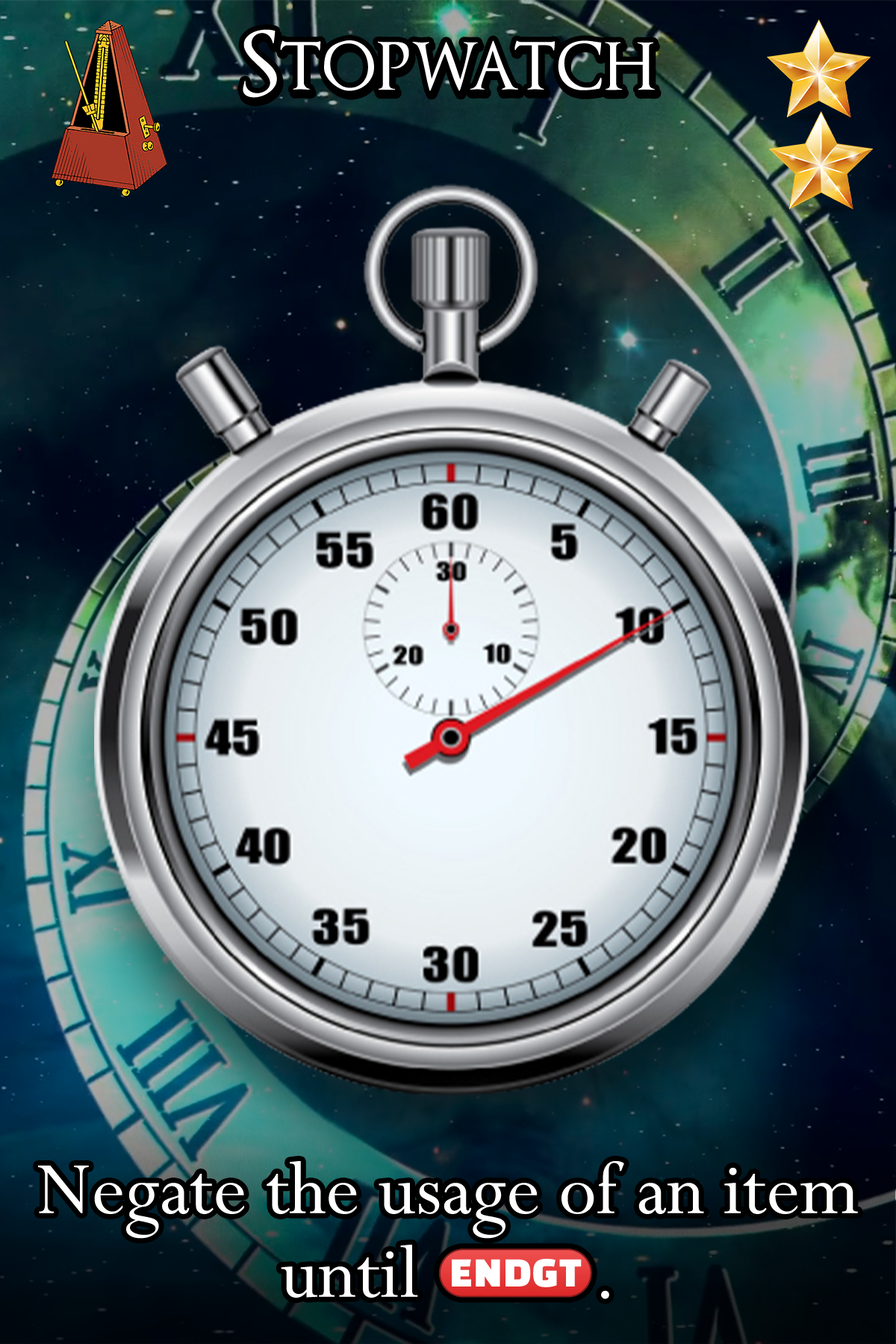
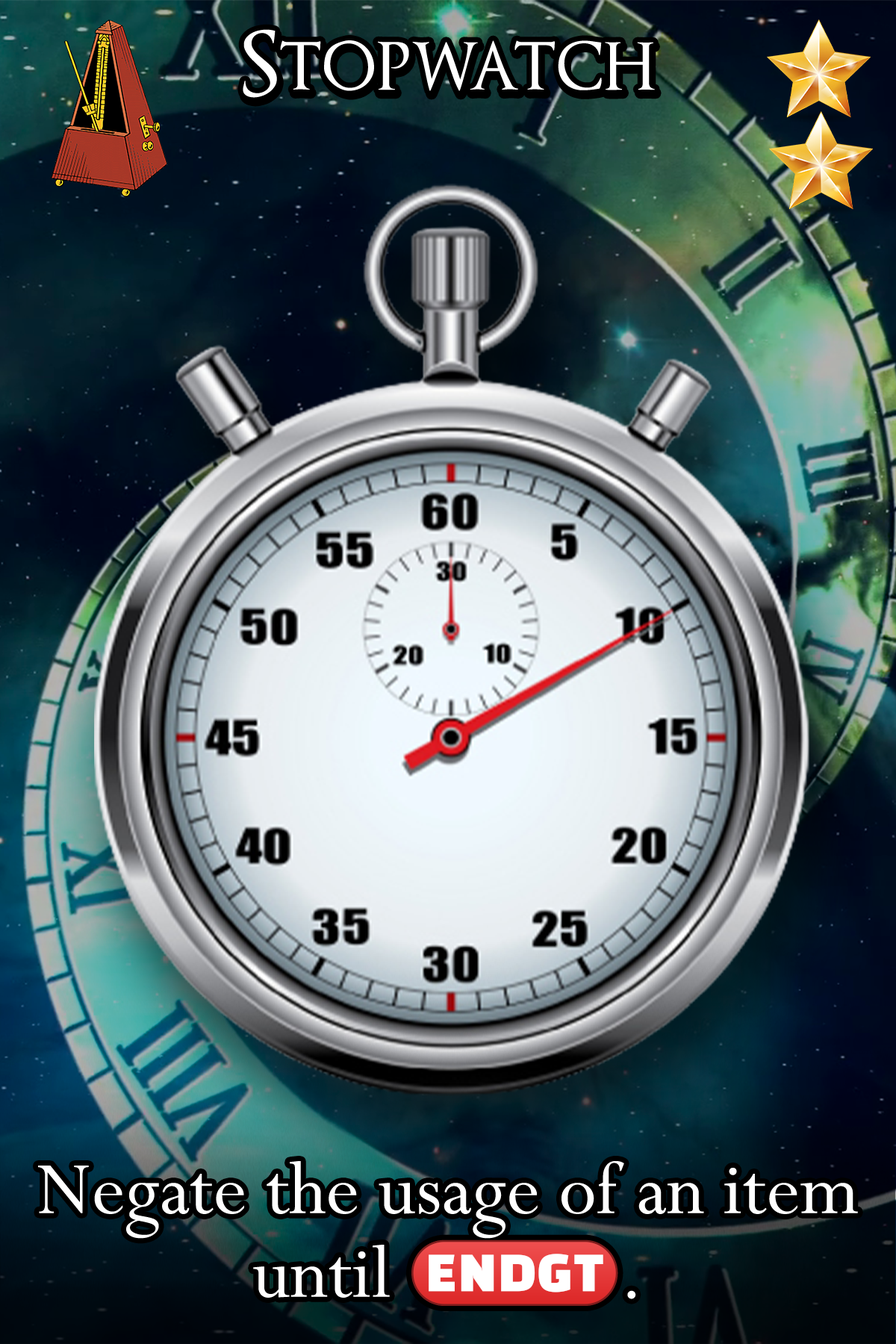
Comparing the layer stacks of the two (896, 1344) images. Changes:
painted on "Ability" over [253, 1239, 636, 1306]
